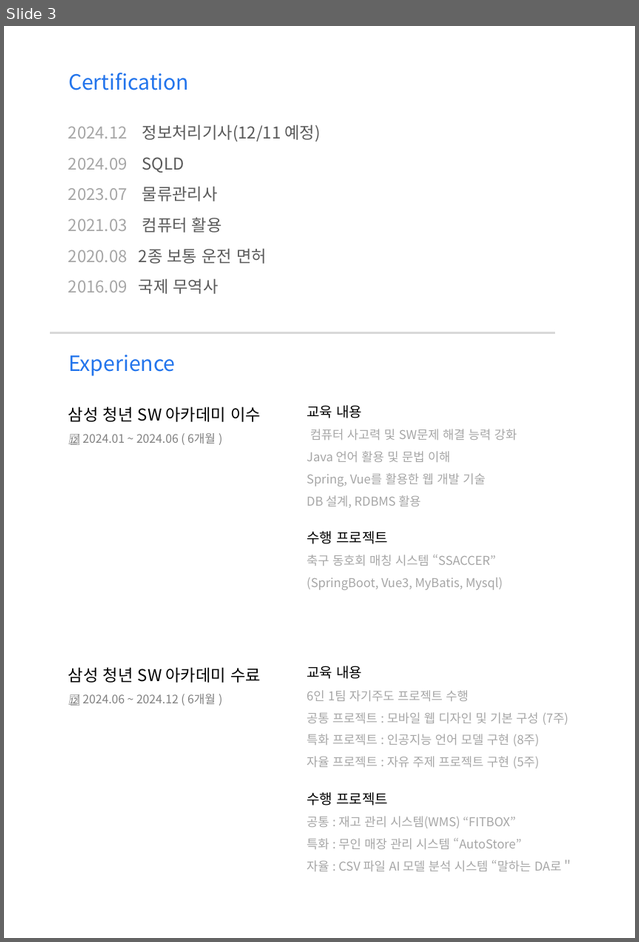
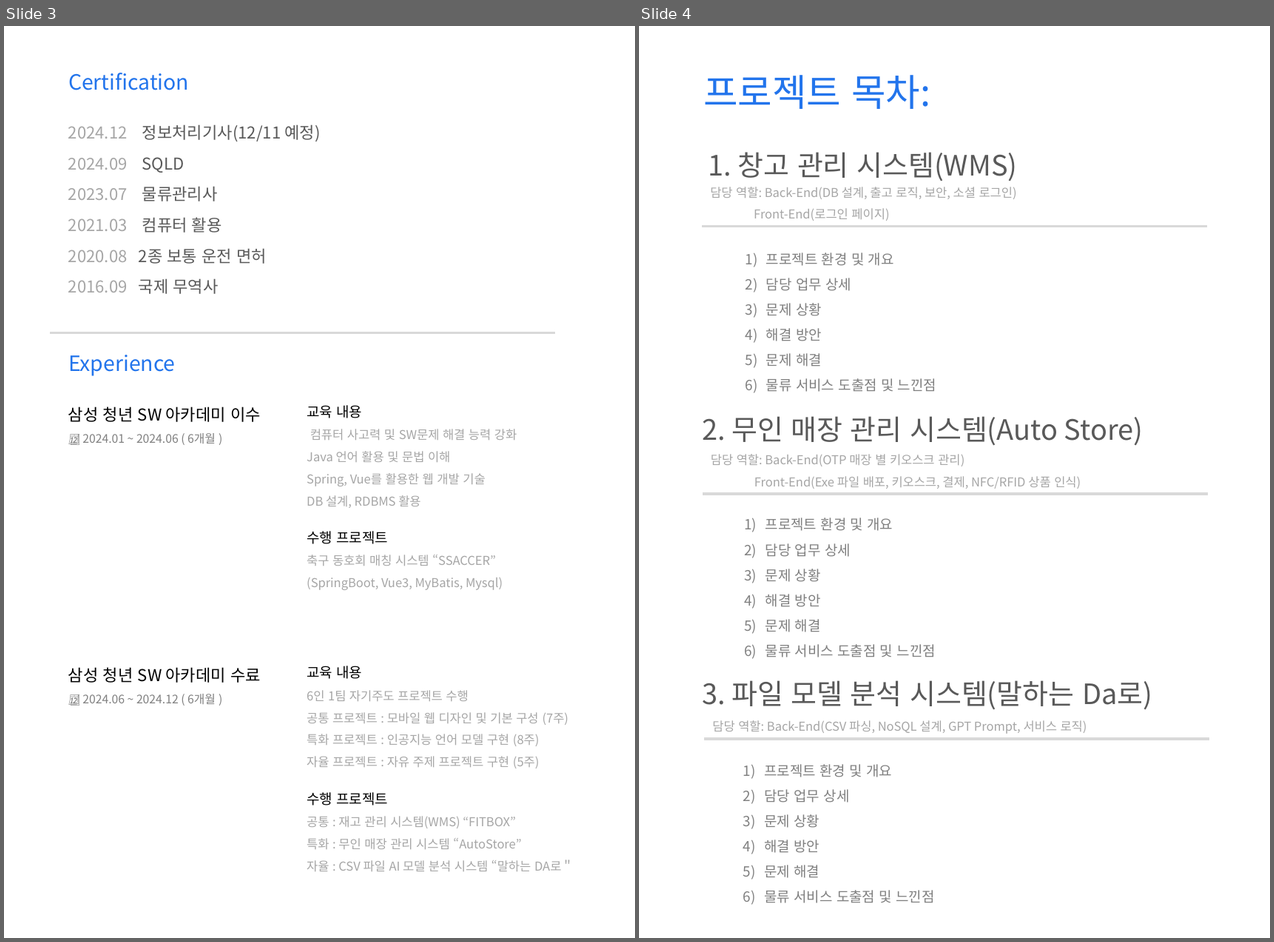
Before and after one commit to yuseok01/itgorae, a slide deck: 피피티/241124 포트폴리오_김유석.pptx. Shown side by side, each under a label of ours: slide 3 before the commit, slides 3 and 4 after it. The pictures are 639x942 and 1274x942 pixels, drawn with LibreOffice and Linux fonts; fonts in the diff are those of the drawing. Boxes give left, top, right and bottom in pixels: in the first picture for what was removed or moved away, otherwise in the second. Text is boxed around its words. In the diff, an @@ line names an element or a change of style, - is before the commit and + after.

```diff
--- a/피피티/241124 포트폴리오_김유석.pptx
+++ b/피피티/241124 포트폴리오_김유석.pptx
@@ slide 4 added at <box>639,26,1270,938</box>, background #FFFFFF @@
@@ text added at <box>703,75,931,109</box>, 32 pt, text #2274EC @@
+프로젝트 목차:
@@ text added at <box>702,152,1153,710</box>, 24 pt, text #595959 @@
+1. 창고 관리 시스템(WMS)
+2. 무인 매장 관리 시스템(Auto Store)
+3. 파일 모델 분석 시스템(말하는 Da로)
@@ text added at <box>710,187,1017,221</box>, 10.5 pt, text #A6A6A6 @@
+담당 역할: Back-End(DB 설계, 출고 로직, 보안, 소셜 로그인)
+Front-End(로그인 페이지)
@@ line added from (702, 227) to (1208, 227), #D9D9D9 2 pt @@
@@ text added at <box>766,252,936,392</box>, 12 pt, text #808080 @@
+1) 프로젝트 환경 및 개요
+2) 담당 업무 상세
+3) 문제 상황
+4) 해결 방안
+5) 문제 해결
+6) 물류 서비스 도출점 및 느낀점
@@ text added at <box>711,454,1081,488</box>, 10.5 pt, text #A6A6A6 @@
+담당 역할: Back-End(OTP 매장 별 키오스크 관리)
+Front-End(Exe 파일 배포, 키오스크, 결제, NFC/RFID 상품 인식)
@@ line added from (702, 494) to (1208, 494), #D9D9D9 2 pt @@
@@ text added at <box>766,517,936,657</box>, 12 pt, text #808080 @@
+1) 프로젝트 환경 및 개요
+2) 담당 업무 상세
+3) 문제 상황
+4) 해결 방안
+5) 문제 해결
+6) 물류 서비스 도출점 및 느낀점
@@ text added at <box>712,720,1087,733</box>, 10.5 pt, text #A6A6A6 @@
+담당 역할: Back-End(CSV 파싱, NoSQL 설계, GPT Prompt, 서비스 로직)
@@ line added from (705, 739) to (1210, 739), #D9D9D9 2 pt @@
@@ text added at <box>764,764,934,903</box>, 12 pt, text #808080 @@
+1) 프로젝트 환경 및 개요
+2) 담당 업무 상세
+3) 문제 상황
+4) 해결 방안
+5) 문제 해결
+6) 물류 서비스 도출점 및 느낀점
```
Also in this commit, not shown: 4 slides changed, 1 other slide added, 3 other files.
